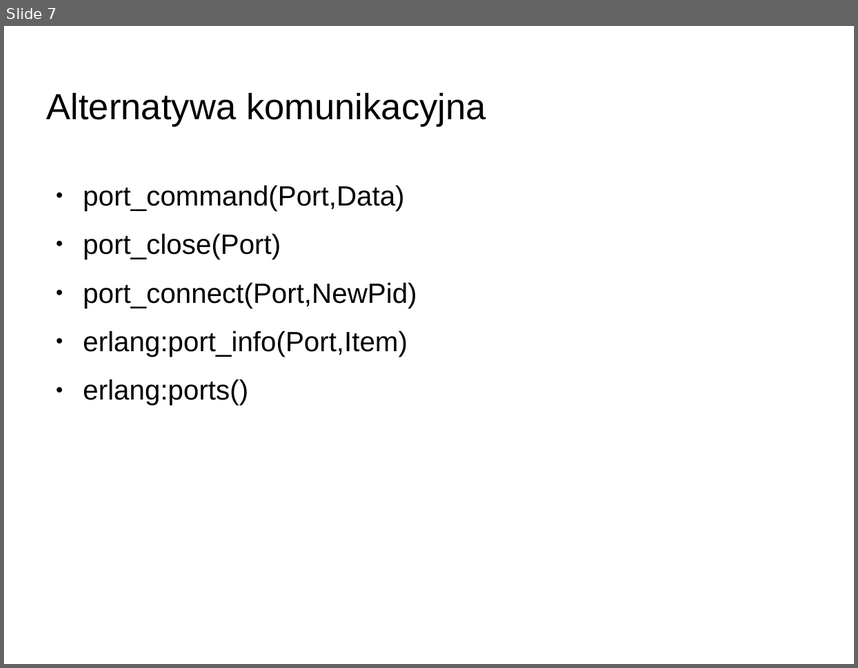
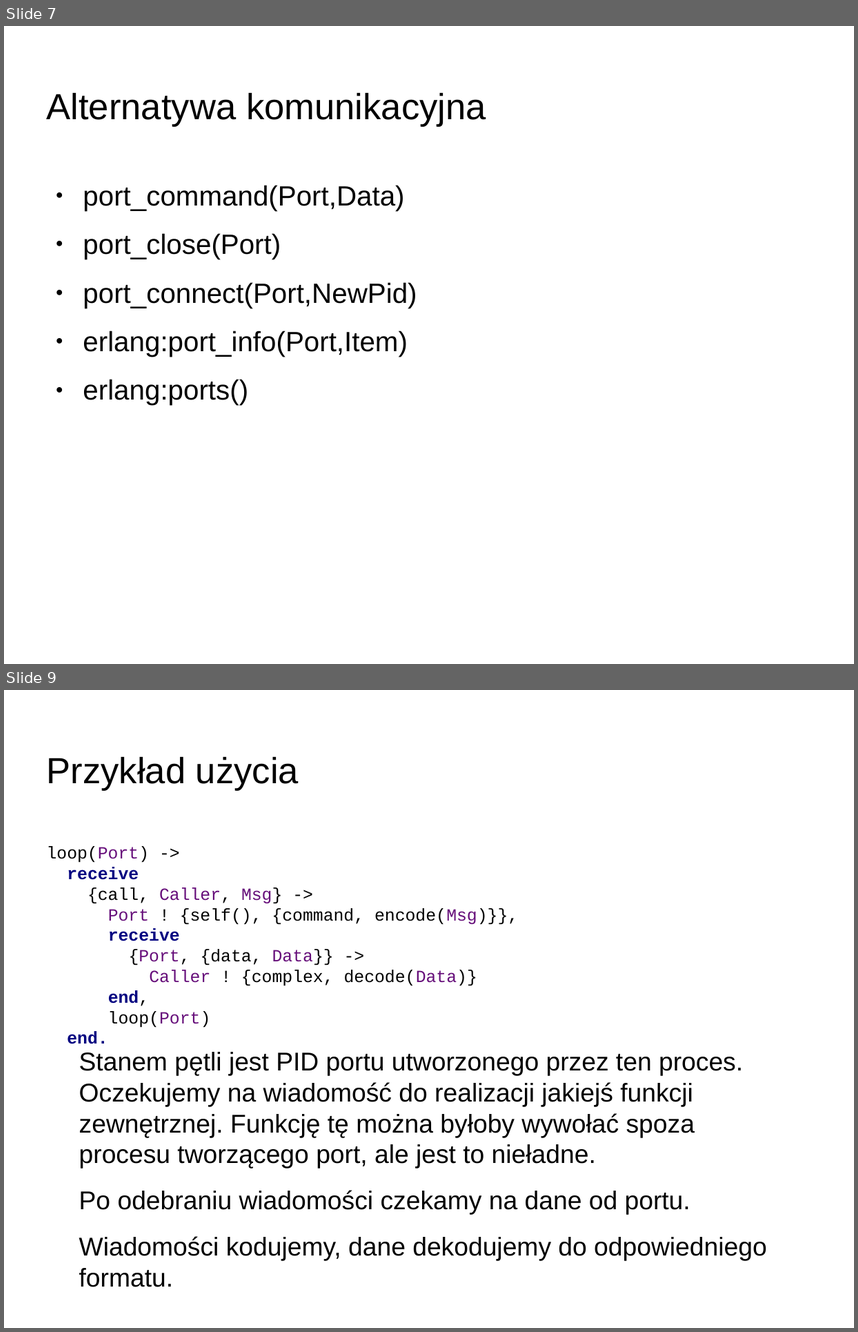
Before and after one commit to rafalgrm/erlang, a slide deck: prezentacja.odp. Shown one above the other, each under a label of ours: slide 7 before the commit, slides 7 and 9 after it; the slides between them are not shown. The pictures are 858x668 and 858x1332 pixels, drawn with LibreOffice and Linux fonts; fonts in the diff are those of the drawing; background and template pictures are left out. Boxes give left, top, right and bottom in pixels: in the first picture for what was removed or moved away, otherwise in the second. Text is boxed around its words. In the diff, an @@ line names an element or a change of style, - is before the commit and + after.

```diff
--- a/prezentacja.odp
+++ b/prezentacja.odp
@@ slide 9 added at <box>4,690,854,1328</box>, background picture (left out) @@
@@ title added at <box>47,757,299,791</box>, 33.9 pt, text #000000 @@
+Przykład użycia
@@ text added at <box>47,846,518,1044</box>, 16 pt, text #000000 @@
+loop(Port) ->
+receive
+{call, Caller, Msg} ->
+Port ! {self(), {command, encode(Msg)}},
+receive
+{Port, {data, Data}} ->
+Caller ! {complex, decode(Data)}
+end,
+loop(Port)
+end.
@@ text added at <box>79,1052,767,1261</box>, 24.1 pt, text #000000 @@
+Stanem pętli jest PID portu utworzonego przez ten proces. Oczekujemy na wiadomość do realizacji jakiejś funkcji zewnętrznej. Funkcję tę można byłoby wywołać spoza procesu tworzącego port, ale jest to nieładne.
+Po odebraniu wiadomości czekamy na dane od portu.
+Wiadomości kodujemy, dane dekodujemy do odpowiedniego formatu.
```
Also in this commit, not shown: 4 other slides added, 1 other file.
